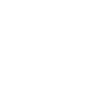
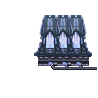
Before/after of a 98 x 98 layered artwork. What changed in the layer stack:
showed "Layer #1", painted on it over [34, 15, 97, 70]
